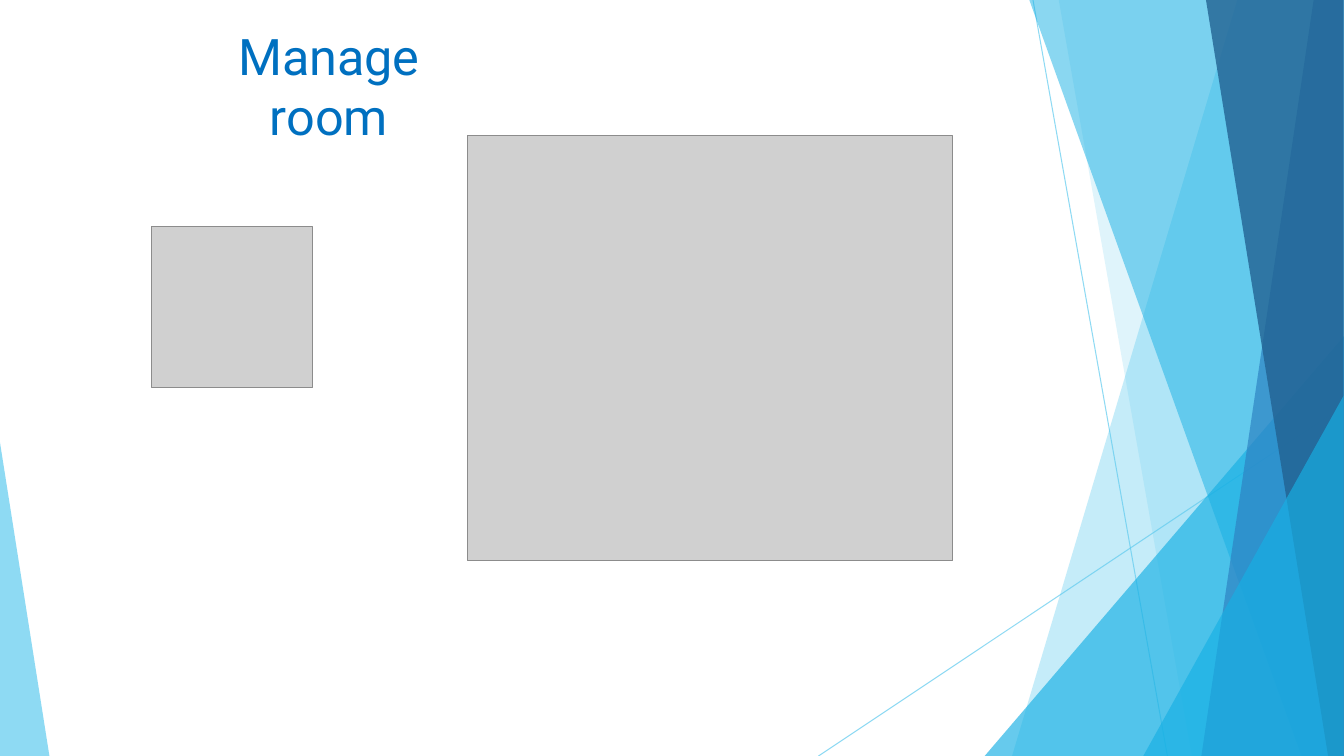
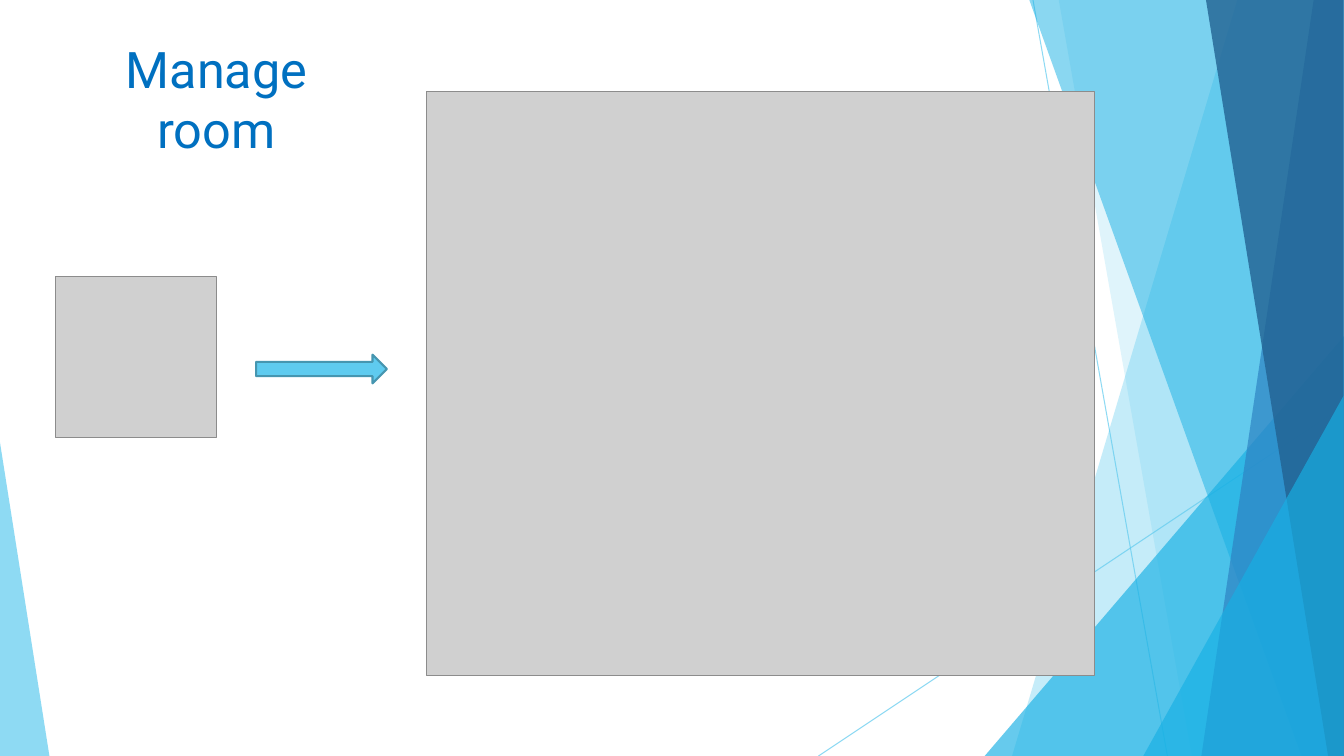
Before and after one commit to linhmimoza/Hospital_PortalExtra, a slide deck: slide 23 of Hospital.pptx. Drawn at 1344x756 pixels with LibreOffice and Linux fonts; fonts in the diff are those of the drawing; grey boxes stand for pictures. Boxes give left, top, right and bottom in pixels: in the first picture for what was removed or moved away, otherwise in the second. Text is boxed around its words. In the diff, an @@ line names an element or a change of style, - is before the commit and + after.

```diff
--- a/Hospital.pptx
+++ b/Hospital.pptx
@@ text "Manage room": place and size @@
-text "Manage room" at (238, 39, 419, 136)
+text "Manage room" at (126, 52, 307, 149)
@@ picture: place and size @@
-picture at (468, 136, 954, 562)
+picture at (426, 91, 1094, 676)
@@ picture: place and size @@
-picture at (152, 227, 314, 388)
+picture at (55, 276, 217, 438)
@@ right arrow added at (256, 355, 387, 383), fill #5FCBEF, outline #4696B1 1.5 pt @@
```
Also in this commit, not shown: 10 other slides changed, 1 slide removed.
